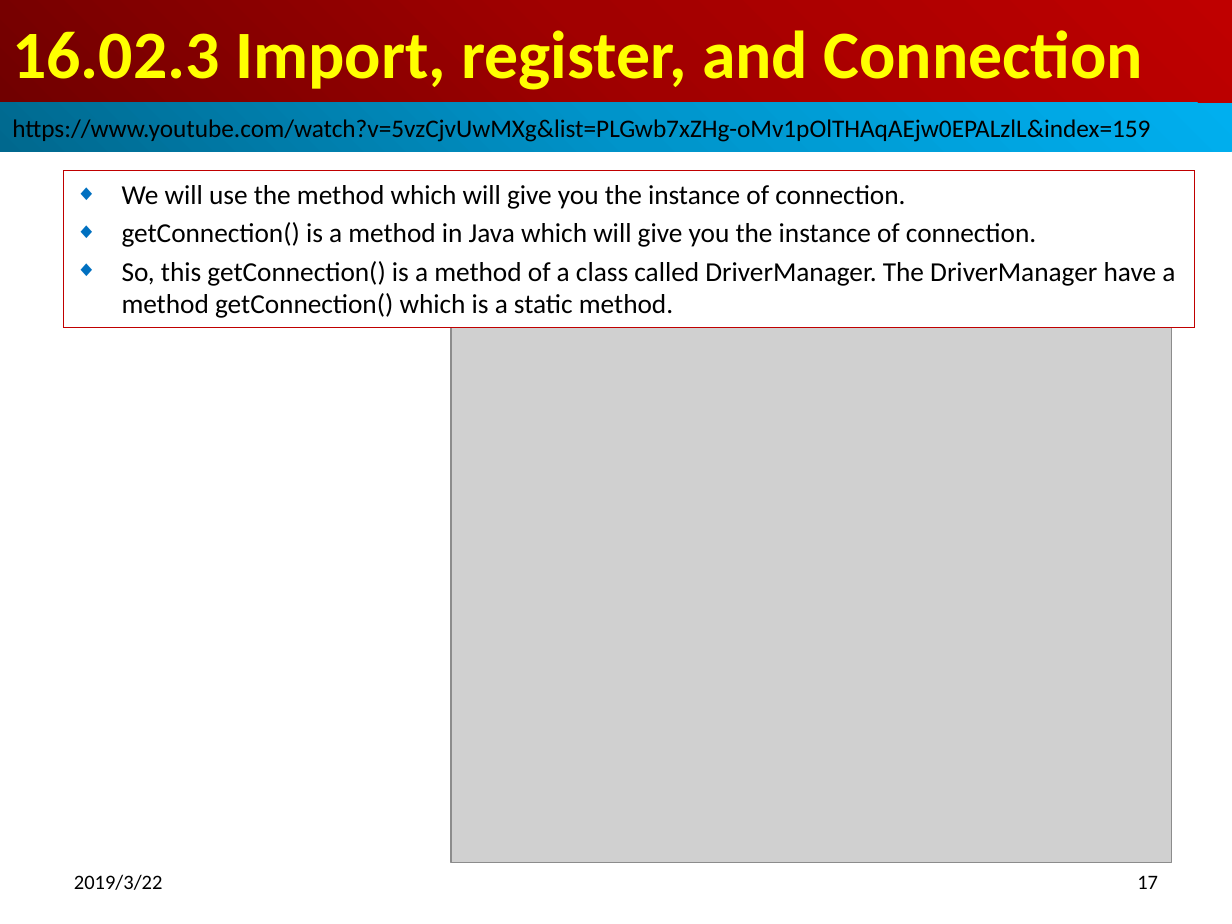
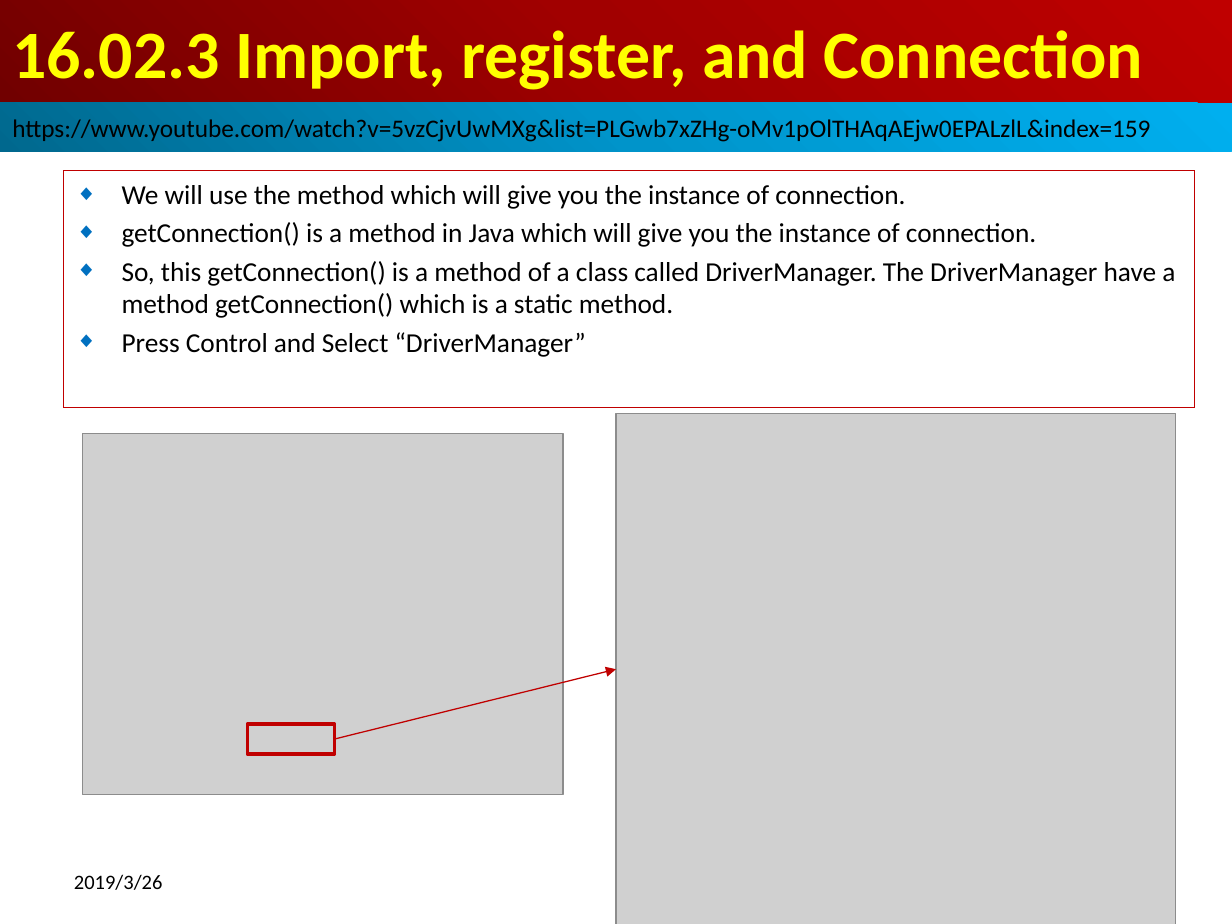
Before and after one commit to peterhchen/100-Java-Topic, a slide deck: slide 17 of 16_01_05_JDBC/ch1602_JDBC_Practice/ch1602_JDBC_Practice.pptx. Drawn at 1232x924 pixels with LibreOffice and Linux fonts; fonts in the diff are those of the drawing; grey boxes stand for pictures. Boxes give left, top, right and bottom in pixels: in the first picture for what was removed or moved away, otherwise in the second. Text is boxed around its words. In the diff, an @@ line names an element or a change of style, - is before the commit and + after.

```diff
--- a/16_01_05_JDBC/ch1602_JDBC_Practice/ch1602_JDBC_Practice.pptx
+++ b/16_01_05_JDBC/ch1602_JDBC_Practice/ch1602_JDBC_Practice.pptx
@@ subtitle "We will use the method ..." resized from (x1=63, y1=171, x2=1194, y2=328) to (x1=63, y1=171, x2=1194, y2=408) @@
@@ subtitle at (x1=122, y1=332, x2=586, y2=357): paragraph added @@
+◆ Press Control and Select “DriverManager”
@@ picture resized from (x1=451, y1=328, x2=1172, y2=862) to (x1=616, y1=414, x2=1175, y2=924) @@
@@ picture added at (x1=83, y1=434, x2=563, y2=795) @@
@@ arrow added from (335, 739) to (616, 669), #C00000 0.75 pt @@
@@ rectangle added at (x1=248, y1=724, x2=335, y2=754), outline #C00000 2 pt @@
@@ text at (x1=74, y1=874, x2=163, y2=890): text changed @@
-2019/3/22
+2019/3/26
@@ page number removed at (x1=1137, y1=875, x2=1158, y2=889) @@
-17
```
Also in this commit, not shown: 24 other slides changed, 16 slides added, 15 other files.
